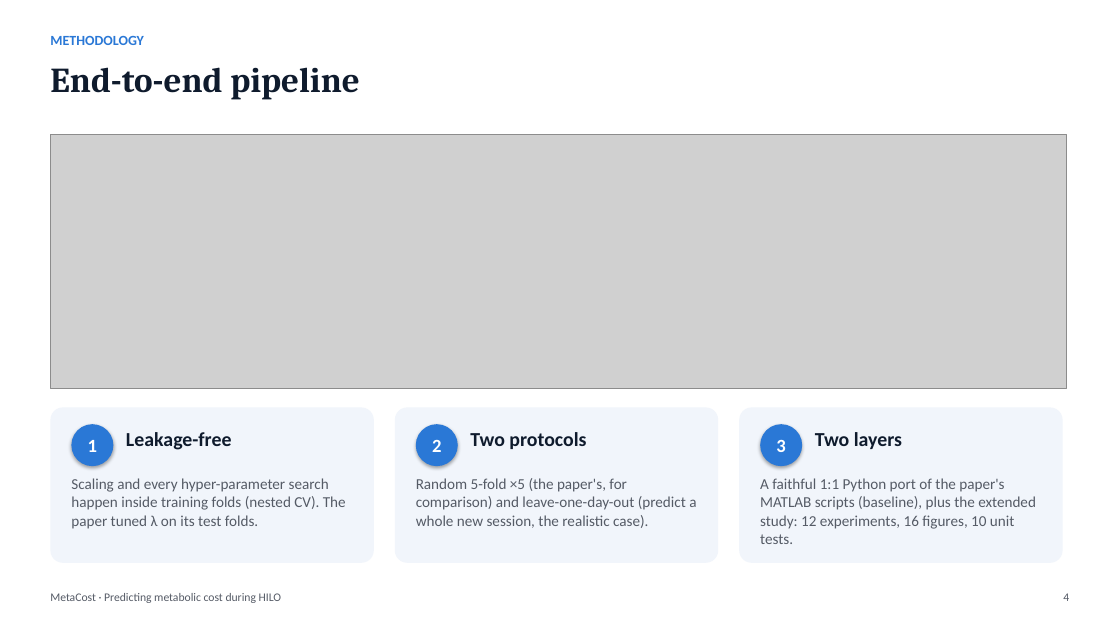
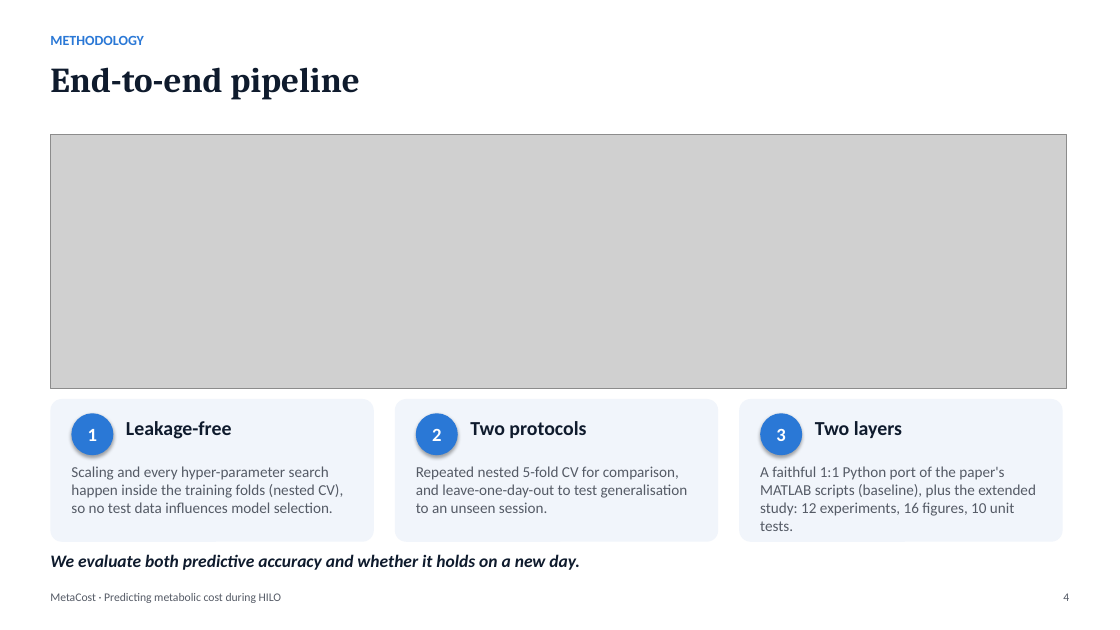
Before and after one commit to Mukilskanda/Predicting-Metabolic-Cost-During-Human-in-the-Loop-Optimisation, a slide deck: slide 4 of docs/MetaCost_Presentation.pptx. Drawn at 1120x630 pixels with LibreOffice and Linux fonts; fonts in the diff are those of the drawing; grey boxes stand for pictures. Boxes give left, top, right and bottom in pixels: in the first picture for what was removed or moved away, otherwise in the second. Text is boxed around its words. In the diff, an @@ line names an element or a change of style, - is before the commit and + after.

Commit message:
Tighten claims: CV protocol, paper comparison, conclusions

```diff
--- a/docs/MetaCost_Presentation.pptx
+++ b/docs/MetaCost_Presentation.pptx
@@ rounded rectangle: place and size @@
-rounded rectangle at (50,408,374,563)
+rounded rectangle at (50,399,374,542)
@@ rounded rectangle: place and size @@
-rounded rectangle at (395,408,718,563)
+rounded rectangle at (395,399,718,542)
@@ rounded rectangle: place and size @@
-rounded rectangle at (739,408,1063,563)
+rounded rectangle at (739,399,1063,542)
@@ 3 ellipses, 3 texts: place and size @@
-3 ellipses, 3 texts at (71,424,902,466)
+3 ellipses, 3 texts at (71,413,902,455)
@@ text at (71,466,343,513): text changed @@
-Scaling and every hyper-parameter search happen inside training folds (nested CV). The paper tuned λ on its test folds.
+Scaling and every hyper-parameter search happen inside the training folds (nested CV), so no test data influences model selection.
@@ text at (416,466,688,513): text changed @@
-Random 5-fold ×5 (the paper's, for comparison) and leave-one-day-out (predict a whole new session, the realistic case).
+Repeated nested 5-fold CV for comparison, and leave-one-day-out to test generalisation to an unseen session.
@@ text "A faithful 1:1 Python port ...": place and size @@
-text "A faithful 1:1 Python port ..." at (760,478,1036,544)
+text "A faithful 1:1 Python port ..." at (760,466,1036,531)
@@ text added at (50,554,579,570), 15 pt, text #0F1B2D, bold, italic @@
+We evaluate both predictive accuracy and whether it holds on a new day.
```
Also in this commit, not shown: 8 other slides changed, 7 other files.
